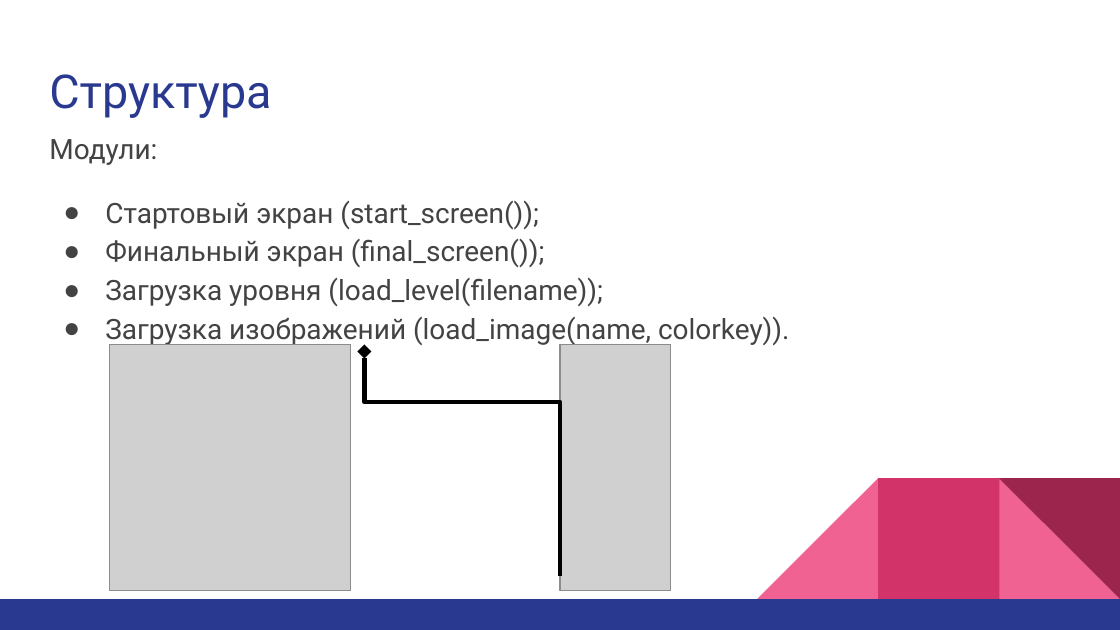
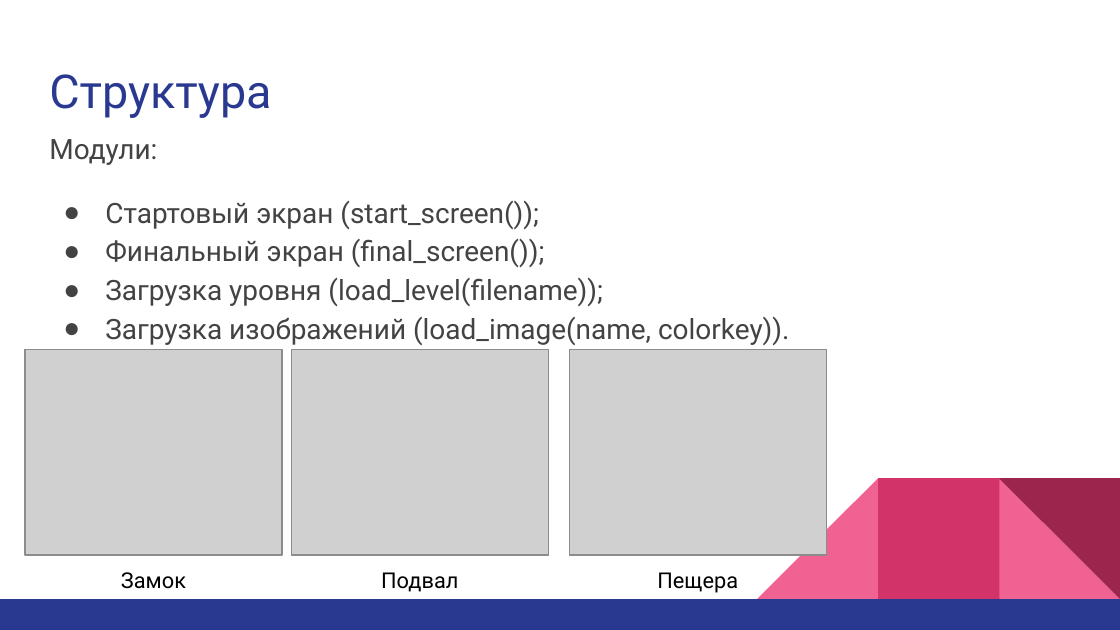
Before and after one commit to eplepakke/Sasha_and_Jenya, a slide deck: slide 4 of Проект игры “Саша и Женя”.pptx. Drawn at 1120x630 pixels with LibreOffice and Linux fonts; fonts in the diff are those of the drawing; grey boxes stand for pictures. Boxes give left, top, right and bottom in pixels: in the first picture for what was removed or moved away, otherwise in the second. Text is boxed around its words. In the diff, an @@ line names an element or a change of style, - is before the commit and + after.

```diff
--- a/Проект игры “Саша и Женя”.pptx
+++ b/Проект игры “Саша и Женя”.pptx
@@ picture added at <box>25,349,282,556</box> @@
@@ picture removed at <box>110,345,351,591</box> @@
@@ picture added at <box>291,349,549,556</box> @@
@@ elbow arrow removed from (560, 576) to (364, 352) @@
@@ picture: place and size @@
-picture at <box>560,345,671,591</box>
+picture at <box>569,349,827,556</box>
@@ text added at <box>121,572,186,589</box>, 14 pt, text #000000 @@
+Замок
@@ text added at <box>381,572,458,592</box>, 14 pt, text #000000 @@
+Подвал
@@ text added at <box>657,572,738,593</box>, 14 pt, text #000000 @@
+Пещера
```
Also in this commit, not shown: 1 other slide changed, 1 other file.
